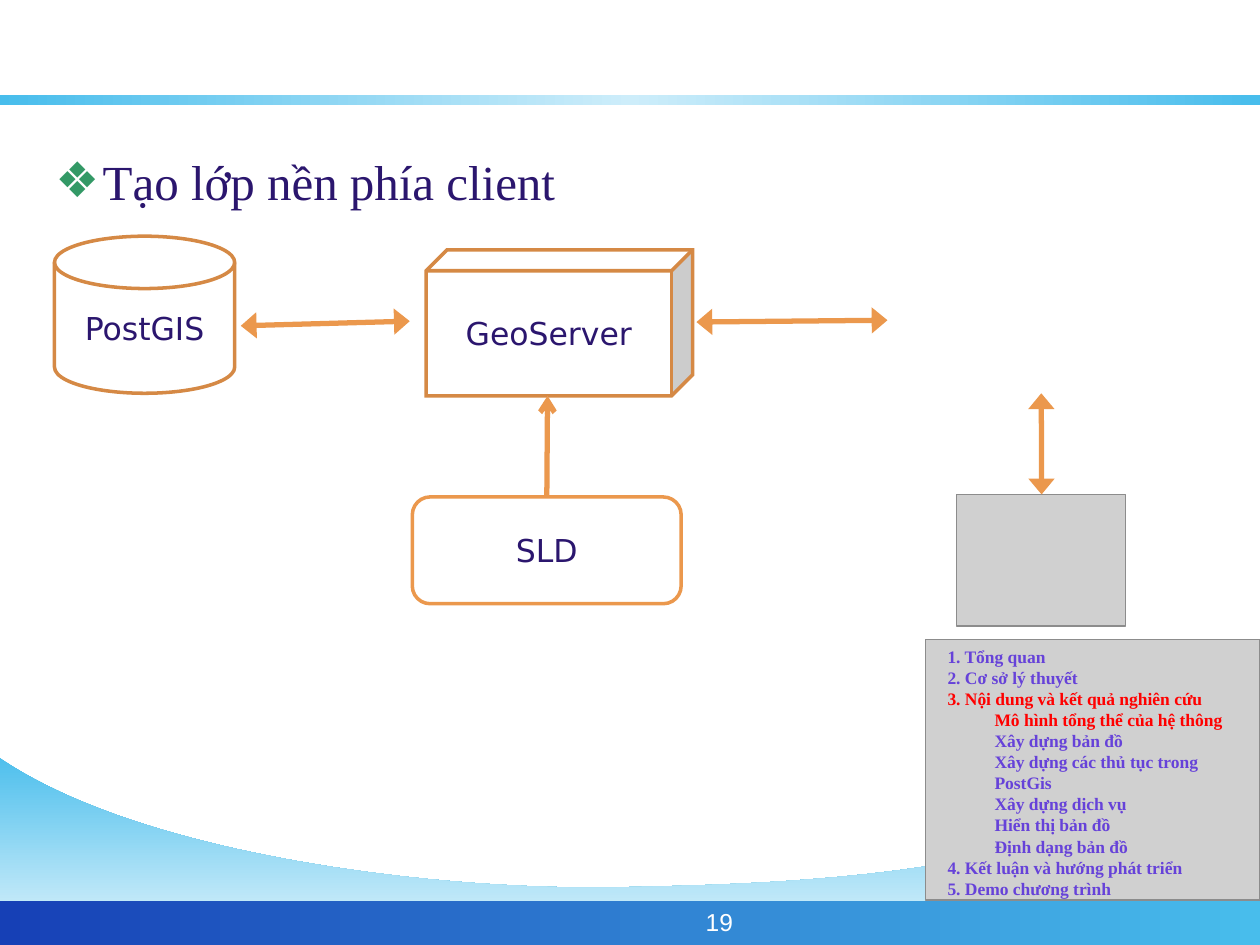
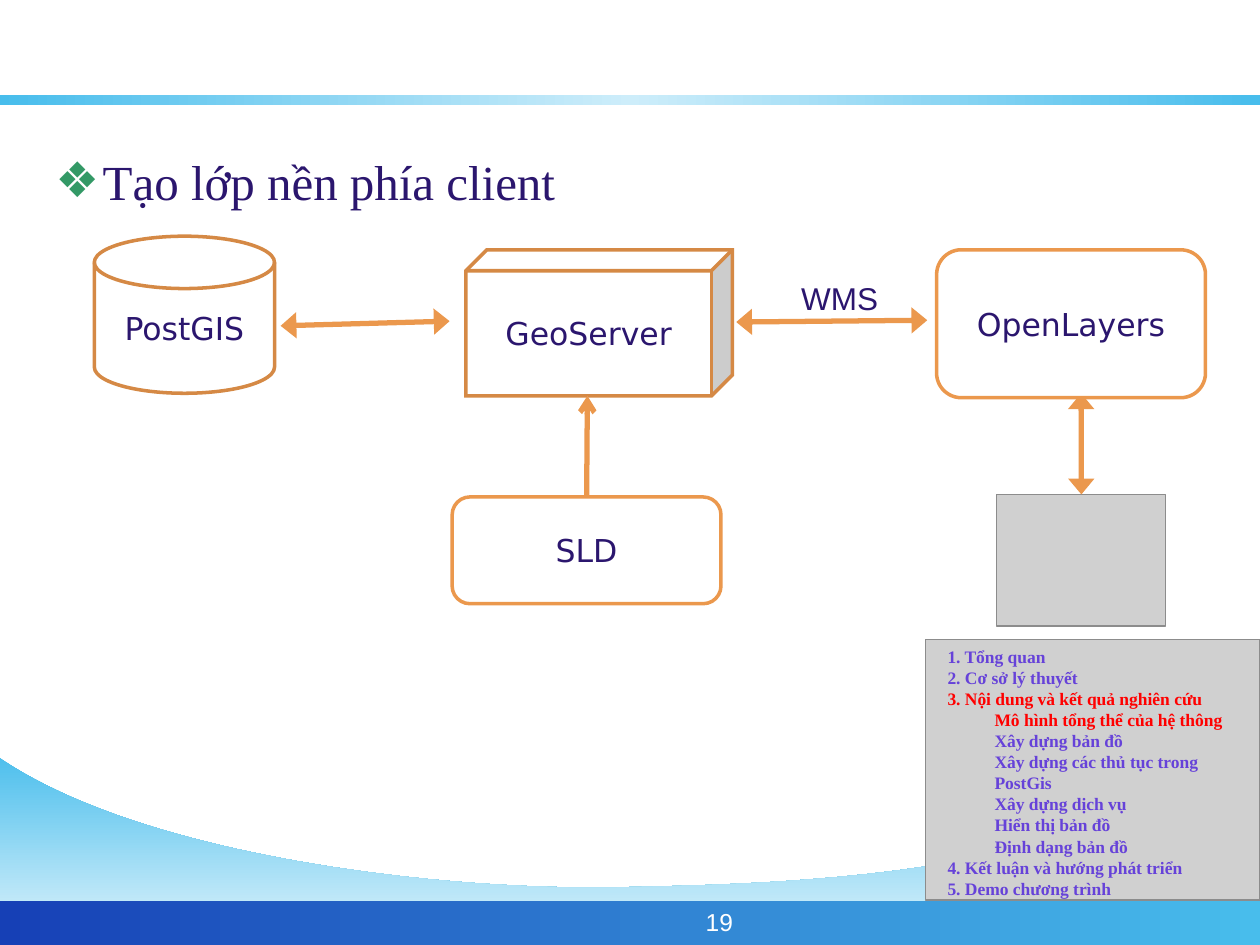
Before and after one commit to phamngsinh/cantho-webgis, a slide deck: slide 19 of Document/Bao Cao/BaoCaoLuanVan.ppt. Drawn at 1260x945 pixels with LibreOffice and Linux fonts; fonts in the diff are those of the drawing; grey boxes stand for pictures; background and template pictures are left out. Boxes give left, top, right and bottom in pixels: in the first picture for what was removed or moved away, otherwise in the second. Text is boxed around its words. In the diff, an @@ line names an element or a change of style, - is before the commit and + after.

```diff
--- a/Document/Bao Cao/BaoCaoLuanVan.ppt
+++ b/Document/Bao Cao/BaoCaoLuanVan.ppt
@@ rounded rectangle added at <box>936,249,1205,397</box>, fill #FFFFFF, outline #EB984D 2.01 pt, 18 pt, text #2B166E @@
+OpenLayers
@@ text added at <box>801,288,878,311</box>, 18 pt, text #2B166E @@
+WMS
@@ 3 double arrows, 1 picture, 1 cylinder, 1 cube, 1 rounded rectangle, 1 arrow: place and size @@
-3 double arrows, 1 picture, 1 cylinder, 1 cube, 1 rounded rectangle, 1 arrow at <box>54,237,1125,625</box>
+3 double arrows, 1 picture, 1 cylinder, 1 cube, 1 rounded rectangle, 1 arrow at <box>94,237,1166,625</box>
```
Also in this commit, not shown: 5 other slides changed, 1 other file.
